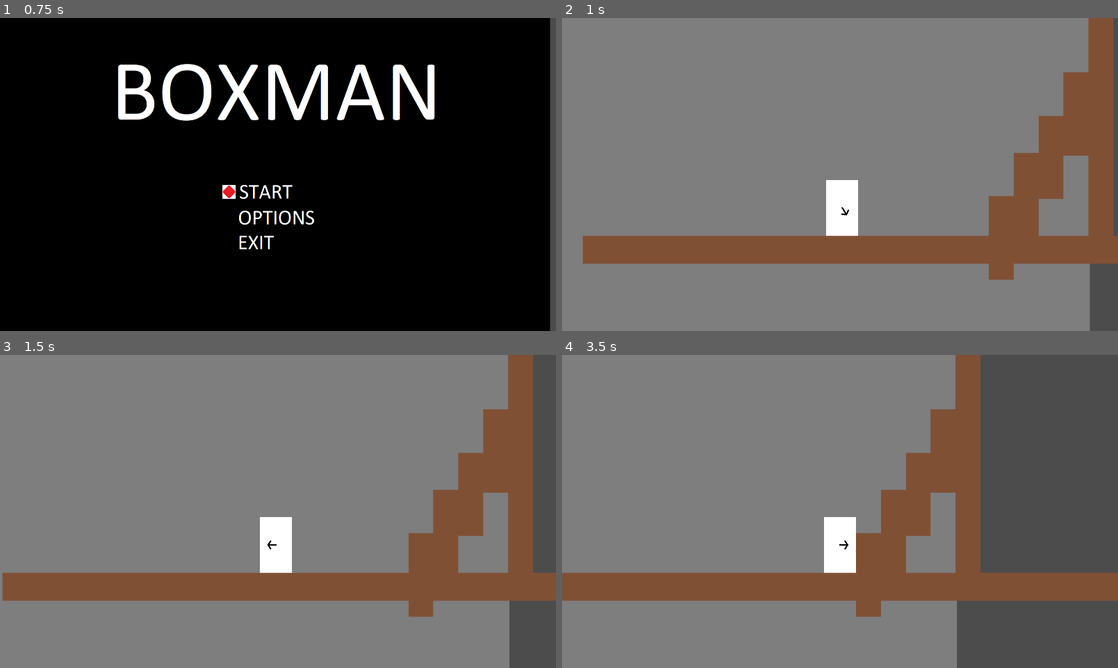
Above: before the commit, frames 1-4 (two rows, left to right).
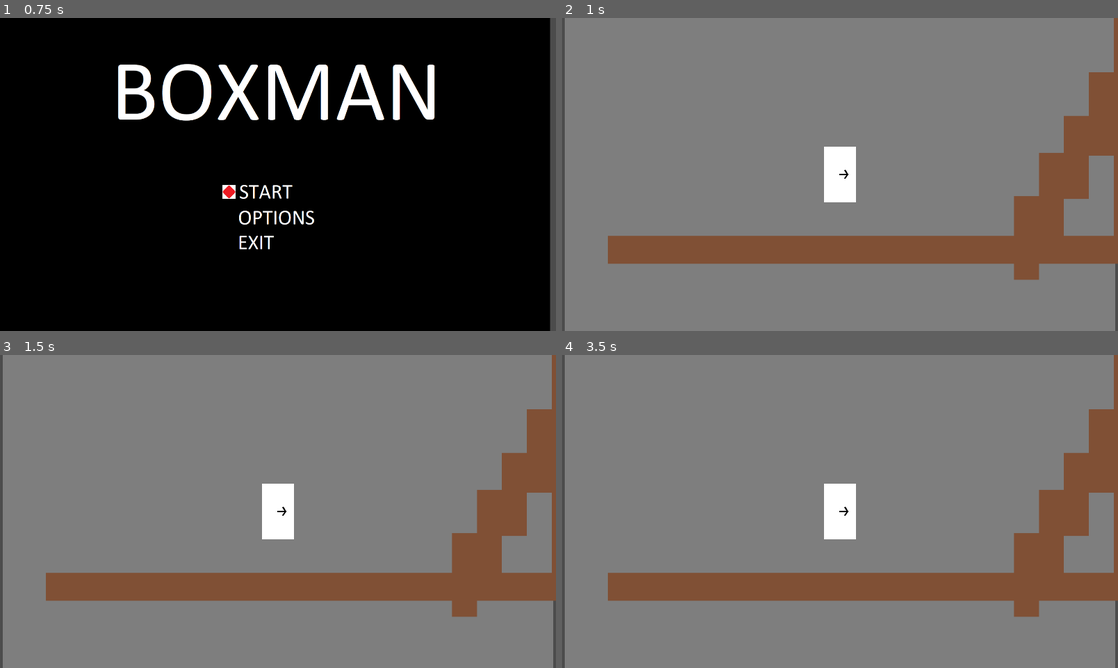
Above: after the commit, the same moments.

Repository: PocketWilds/red-star
Game: Godot game, scene res://scenes/TitleScreen.tscn
The game is run twice, just before and just after one commit, with the same random seed, the same clock (stepped at 60 frames per second) and the same inputs.
Inputs:
- Up to frame 1 (0.75 s): tap Enter at 0.5 s; hold Right (move_right) from 0.53 s (still down); hold Ctrl (aim_down) from 0.53 s (still down)
- Up to frame 2 (1 s): keep holding Right (move_right); keep holding Ctrl (aim_down); tap C (jump) at 0.77 s
- Up to frame 3 (1.5 s): release Right (move_right) at 1.28 s; release Ctrl (aim_down) at 1.28 s; hold Left (move_left) from 1.28 s (still down); tap Shift (aim_up) at 1.35 s
- Up to frame 4 (3.5 s): tap C (jump) at 1.52, 3.02 s; release Left (move_left) at 2.03 s; hold Right (move_right) from 2.03 s (still down); tap Down (crouch) at 2.1 s; tap Up (look_up) at 2.85 s

Frame 1 is identical in both runs. In frame 2, 9.7% of the frame differs, in the area x 0-100%, y 0-100%; in frame 3, 15%; in frame 4, 33%.
Error after the commit: Invalid call. Nonexistent function 'input_monitored' in base 'Node (InputInterpreter.gd)'. (res://scripts/Boxman.gd:78)

Commit message:
updated controls to add action that covers all gameplay inputs.  also add quickdraw timer

Diff:
--- a/boxman/project.godot
+++ b/boxman/project.godot
@@ -68,6 +68,33 @@
 aim_down=[ Object(InputEventKey,"resource_local_to_scene":false,"resource_name":"","device":0,"alt":false,"shift":false,"control":false,"meta":false,"command":false,"pressed":false,"scancode":16777238,"unicode":0,"echo":false,"script":null)
 , Object(InputEventJoypadButton,"resource_local_to_scene":false,"resource_name":"","device":0,"button_index":4,"pressure":0.0,"pressed":false,"script":null)
  ]
+input_monitored=[ Object(InputEventKey,"resource_local_to_scene":false,"resource_name":"","device":0,"alt":false,"shift":false,"control":false,"meta":false,"command":false,"pressed":false,"scancode":16777232,"unicode":0,"echo":false,"script":null)
+, Object(InputEventKey,"resource_local_to_scene":false,"resource_name":"","device":0,"alt":false,"shift":false,"control":false,"meta":false,"command":false,"pressed":false,"scancode":16777234,"unicode":0,"echo":false,"script":null)
+, Object(InputEventKey,"resource_local_to_scene":false,"resource_name":"","device":0,"alt":false,"shift":false,"control":false,"meta":false,"command":false,"pressed":false,"scancode":16777231,"unicode":0,"echo":false,"script":null)
+, Object(InputEventKey,"resource_local_to_scene":false,"resource_name":"","device":0,"alt":false,"shift":false,"control":false,"meta":false,"command":false,"pressed":false,"scancode":16777233,"unicode":0,"echo":false,"script":null)
+, Object(InputEventKey,"resource_local_to_scene":false,"resource_name":"","device":0,"alt":false,"shift":false,"control":false,"meta":false,"command":false,"pressed":false,"scancode":86,"unicode":0,"echo":false,"script":null)
+, Object(InputEventKey,"resource_local_to_scene":false,"resource_name":"","device":0,"alt":false,"shift":false,"control":false,"meta":false,"command":false,"pressed":false,"scancode":67,"unicode":0,"echo":false,"script":null)
+, Object(InputEventKey,"resource_local_to_scene":false,"resource_name":"","device":0,"alt":false,"shift":false,"control":false,"meta":false,"command":false,"pressed":false,"scancode":88,"unicode":0,"echo":false,"script":null)
+, Object(InputEventKey,"resource_local_to_scene":false,"resource_name":"","device":0,"alt":false,"shift":false,"control":false,"meta":false,"command":false,"pressed":false,"scancode":16777237,"unicode":0,"echo":false,"script":null)
+, Object(InputEventKey,"resource_local_to_scene":false,"resource_name":"","device":0,"alt":false,"shift":false,"control":false,"meta":false,"command":false,"pressed":false,"scancode":16777238,"unicode":0,"echo":false,"script":null)
+, Object(InputEventKey,"resource_local_to_scene":false,"resource_name":"","device":0,"alt":false,"shift":false,"control":false,"meta":false,"command":false,"pressed":false,"scancode":70,"unicode":0,"echo":false,"script":null)
+, Object(InputEventKey,"resource_local_to_scene":false,"resource_name":"","device":0,"alt":false,"shift":false,"control":false,"meta":false,"command":false,"pressed":false,"scancode":68,"unicode":0,"echo":false,"script":null)
+, Object(InputEventKey,"resource_local_to_scene":false,"resource_name":"","device":0,"alt":false,"shift":false,"control":false,"meta":false,"command":false,"pressed":false,"scancode":83,"unicode":0,"echo":false,"script":null)
+, Object(InputEventKey,"resource_local_to_scene":false,"resource_name":"","device":0,"alt":false,"shift":false,"control":false,"meta":false,"command":false,"pressed":false,"scancode":65,"unicode":0,"echo":false,"script":null)
+, Object(InputEventJoypadMotion,"resource_local_to_scene":false,"resource_name":"","device":0,"axis":1,"axis_value":-1.0,"script":null)
+, Object(InputEventJoypadMotion,"resource_local_to_scene":false,"resource_name":"","device":0,"axis":1,"axis_value":1.0,"script":null)
+, Object(InputEventJoypadMotion,"resource_local_to_scene":false,"resource_name":"","device":0,"axis":0,"axis_value":-1.0,"script":null)
+, Object(InputEventJoypadMotion,"resource_local_to_scene":false,"resource_name":"","device":0,"axis":0,"axis_value":1.0,"script":null)
+, Object(InputEventJoypadButton,"resource_local_to_scene":false,"resource_name":"","device":0,"button_index":2,"pressure":0.0,"pressed":false,"script":null)
+, Object(InputEventJoypadButton,"resource_local_to_scene":false,"resource_name":"","device":0,"button_index":0,"pressure":0.0,"pressed":false,"script":null)
+, Object(InputEventJoypadButton,"resource_local_to_scene":false,"resource_name":"","device":0,"button_index":1,"pressure":0.0,"pressed":false,"script":null)
+, Object(InputEventJoypadButton,"resource_local_to_scene":false,"resource_name":"","device":0,"button_index":5,"pressure":0.0,"pressed":false,"script":null)
+, Object(InputEventJoypadButton,"resource_local_to_scene":false,"resource_name":"","device":0,"button_index":4,"pressure":0.0,"pressed":false,"script":null)
+, Object(InputEventJoypadButton,"resource_local_to_scene":false,"resource_name":"","device":0,"button_index":12,"pressure":0.0,"pressed":false,"script":null)
+, Object(InputEventJoypadButton,"resource_local_to_scene":false,"resource_name":"","device":0,"button_index":13,"pressure":0.0,"pressed":false,"script":null)
+, Object(InputEventJoypadButton,"resource_local_to_scene":false,"resource_name":"","device":0,"button_index":14,"pressure":0.0,"pressed":false,"script":null)
+, Object(InputEventJoypadButton,"resource_local_to_scene":false,"resource_name":"","device":0,"button_index":15,"pressure":0.0,"pressed":false,"script":null)
+ ]
 
 [layer_names]
 
--- a/boxman/scenes/TitleScreen.tscn
+++ b/boxman/scenes/TitleScreen.tscn
@@ -5,7 +5,7 @@
 [ext_resource path="res://images/backgrounds/title_menu.png" type="Texture" id=3]
 [ext_resource path="res://scenes/InputInterpreter.tscn" type="PackedScene" id=4]
 
-[node name="TitleScreen" type="Node"]
+[node name="TitleScreen" type="Node" index="0"]
 
 script = ExtResource( 1 )
 
--- a/boxman/scripts/Boxman.gd
+++ b/boxman/scripts/Boxman.gd
@@ -29,6 +29,7 @@
 
 var move_vector
 var jump_timer
+var quickdraw_timer
 
 var is_active
 var is_incapped
@@ -46,6 +47,7 @@
 	grounded_lock = false
 	jump_ended = true
 	jump_timer = 0
+	quickdraw_timer = 0
 	modifier_directional_vector = 1
 	is_angle_up = false
 	is_angle_down = false
@@ -69,10 +71,15 @@
 	if(health_counter.health_current == 0):
 		incapped_sequence()
 	else:
-		move(_read_inputs(), delta)
-	pass
-
-func _read_inputs():
+		move(_read_inputs(delta), delta)
+	pass
+
+func _read_inputs(delta):
+	if(input_interpreter.input_monitored()):
+		quickdraw_timer += delta
+	else:
+		quickdraw_timer = 0
+
 	var is_moving_h = true
 	if(input_interpreter.move_left()):
 		modifier_directional_vector = -1
--- a/boxman/scripts/InputInterpreter.gd
+++ b/boxman/scripts/InputInterpreter.gd
@@ -38,3 +38,6 @@
 
 func angle_down():
 	return Input.is_action_pressed("aim_down") and !Input.is_action_pressed("aim_up")
+
+func no_input():
+	return Input.is_action_pressed("input_monitored")
